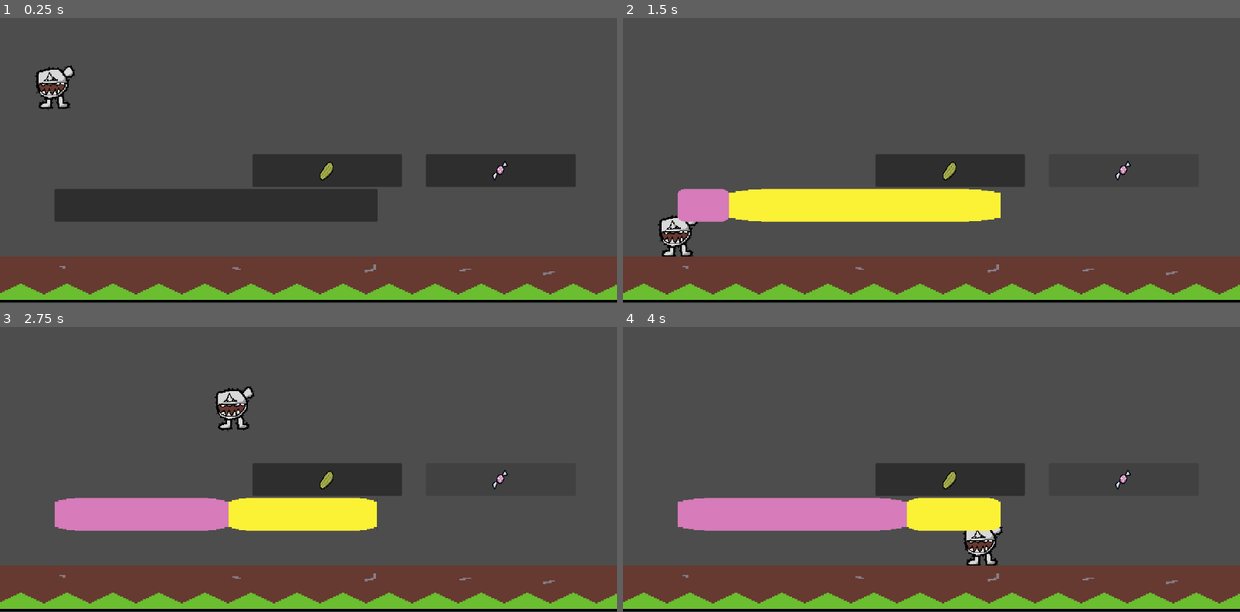
Above: before the commit, frames 1-4 (two rows, left to right).
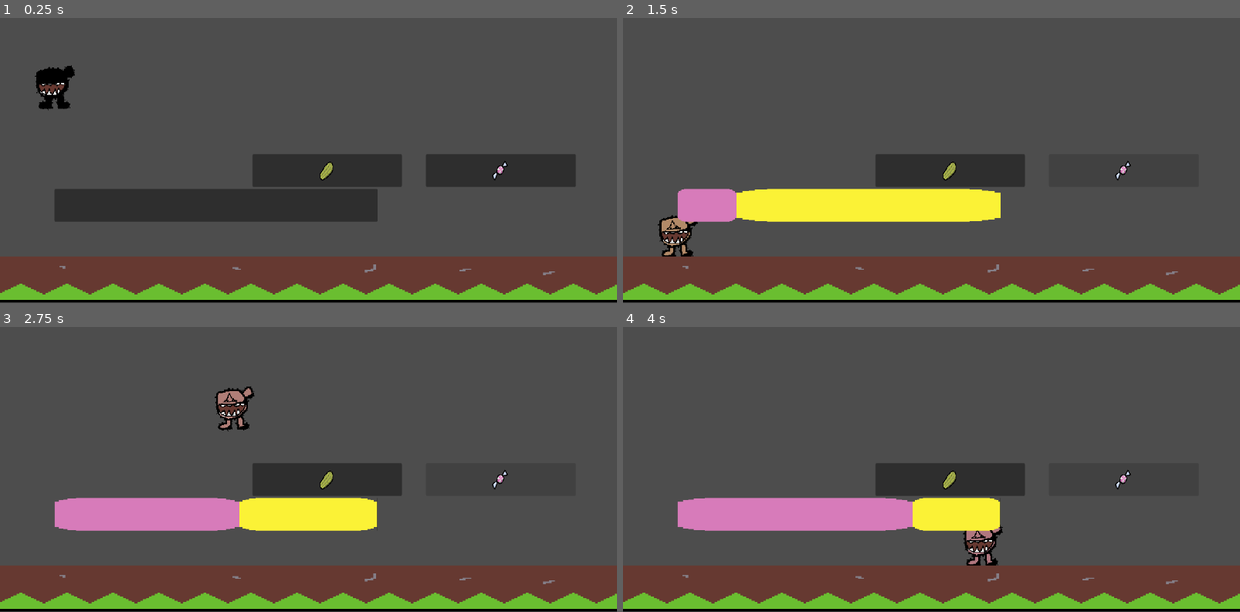
Above: after the commit, the same moments.

Repository: PixelNoam123/unidos-game-jam
Game: Godot game, scene res://level_one.tscn
The game is run twice, just before and just after one commit, with the same random seed, the same clock (stepped at 60 frames per second) and the same inputs. The engine's default icon, where the game draws it, is replaced by a stand-in: a white triangle on a blue panel in a dark square.
Inputs (mouse positions are in pixels of both pictures, inside the frame that each line leads up to):
- Up to frame 1 (0.25 s): no input
- Up to frame 2 (1.5 s): click (950, 171) at 0.5 s; click (1122, 171) at 1.25 s
- Up to frame 3 (2.75 s): hold D (right) from 2.03 s (still down); tap Space (jump) at 2.27 s
- Up to frame 4 (4 s): tap Space (jump) at 3.02 s; release D (right) at 3.53 s; hold A (left) from 3.53 s (still down)

The runs differ from the first frame. In frame 1, 0.3% of the frame differs, in the area x 6-12%, y 17-32%; in frame 2, 0.5%; in frame 3, 0.5%, in the area x 9-61%, y 21-72%; in frame 4, 0.4%.

Commit message:
glibby change color

Diff:
--- a/bar.gd
+++ b/bar.gd
@@ -22,8 +22,8 @@
 		$HBoxContainer/Panel.size_flags_stretch_ratio=0
 		PlayerVariables.sweet_prec = str(taste_list).count("sweet") / float(len(taste_list))
 		PlayerVariables.sour_prec = str(taste_list).count("sour") / float(len(taste_list))
-		visible_sweet_prec += PlayerVariables.sweet_prec - visible_sweet_prec * 1.5 * delta
-		visible_sour_prec += PlayerVariables.sour_prec - visible_sour_prec * 1.5 * delta
+		visible_sweet_prec += PlayerVariables.sweet_prec - visible_sweet_prec * 2 * delta
+		visible_sour_prec += PlayerVariables.sour_prec - visible_sour_prec * 2 * delta
 		$HBoxContainer/sweet.size_flags_stretch_ratio=visible_sweet_prec
 		$HBoxContainer/sour.size_flags_stretch_ratio=visible_sour_prec
 
--- a/bar.tscn
+++ b/bar.tscn
@@ -22,7 +22,6 @@
 
 [node name="HBoxContainer" type="HBoxContainer" parent="." unique_id=1864290478]
 custom_minimum_size = Vector2(10, 0)
-layout_direction = 4
 layout_mode = 1
 anchors_preset = 5
 anchor_left = 0.5
@@ -31,6 +30,7 @@
 offset_right = 471.5
 offset_bottom = 61.0
 grow_horizontal = 2
+layout_direction = 4
 theme_override_constants/separation = 0
 
 [node name="sweet" type="TextureRect" parent="HBoxContainer" unique_id=2102291195]
--- a/player.gd
+++ b/player.gd
@@ -8,9 +8,25 @@
 var friction :float = 0.7
 var last_x:float
 var num = 0
+var texture=load("res://glibby-0003.png")
+var sweet_color=Color.from_rgba8(174,101,151)
+var sour_color=Color.from_rgba8(182,176,57)
 
 
-
+func set_glibby_color():
+	var avg_red = (sweet_color.r*PlayerVariables.sweet_prec) + (sour_color.r*PlayerVariables.sour_prec)
+	var avg_green = (sweet_color.g*PlayerVariables.sweet_prec) + (sour_color.g*PlayerVariables.sour_prec)
+	var avg_blue = (sweet_color.b*PlayerVariables.sweet_prec) + (sour_color.b*PlayerVariables.sour_prec)
+	var main_color = Color(avg_red,avg_green,avg_blue)
+	var shadow_color = Color(avg_red-40,avg_green-40,avg_blue-40)
+	var img: Image = texture.get_image()
+	for y in range(img.get_height()):
+		for x in range(img.get_width()):
+			if img.get_pixel(x,y)==Color.from_rgba8(216,216,216):
+				img.set_pixel(x,y,main_color)
+			if img.get_pixel(x,y)==Color.from_rgba8(149,149,149):
+				img.set_pixel(x,y,shadow_color)
+	$Sprite2D.texture=ImageTexture.create_from_image(img)
 # Called when the node enters the scene tree for the first time.
 func _ready() -> void:
 	last_x=position.x
@@ -18,7 +34,7 @@
 
 # Called every frame. 'delta' is the elapsed time since the previous frame.
 func _process(delta: float) -> void:
-
+	set_glibby_color()
 	#if one floor all the jumping things reset
 	if is_on_floor():
 		ysp=0
--- /dev/null
+++ b/player.gdshader
@@ -0,0 +1,14 @@
+shader_type canvas_item;
+
+void vertex() {
+	// Called for every vertex the material is visible on.
+}
+
+void fragment() {
+	// Called for every pixel the material is visible on.
+}
+
+//void light() {
+//	// Called for every pixel for every light affecting the CanvasItem.
+//	// Uncomment to replace the default light processing function with this one.
+//}
--- a/player.tscn
+++ b/player.tscn
@@ -1,7 +1,11 @@
 [gd_scene format=3 uid="uid://bfikmd8ewsv5s"]
 
 [ext_resource type="Script" uid="uid://o1dt83lw2ubn" path="res://player.gd" id="1_onrkg"]
+[ext_resource type="Shader" uid="uid://cjsc838sbi6y8" path="res://player.gdshader" id="2_i3pqv"]
 [ext_resource type="Texture2D" uid="uid://dykdkubvg7cf2" path="res://glibby-0003.png" id="2_onrkg"]
+
+[sub_resource type="ShaderMaterial" id="ShaderMaterial_xg20y"]
+shader = ExtResource("2_i3pqv")
 
 [sub_resource type="RectangleShape2D" id="RectangleShape2D_hqtel"]
 size = Vector2(62, 59.5)
@@ -11,6 +15,7 @@
 script = ExtResource("1_onrkg")
 
 [node name="Sprite2D" type="Sprite2D" parent="." unique_id=2137735223]
+material = SubResource("ShaderMaterial_xg20y")
 scale = Vector2(1.1132811, 1.0589749)
 texture = ExtResource("2_onrkg")
 
Not shown, added: player.gdshader.uid
